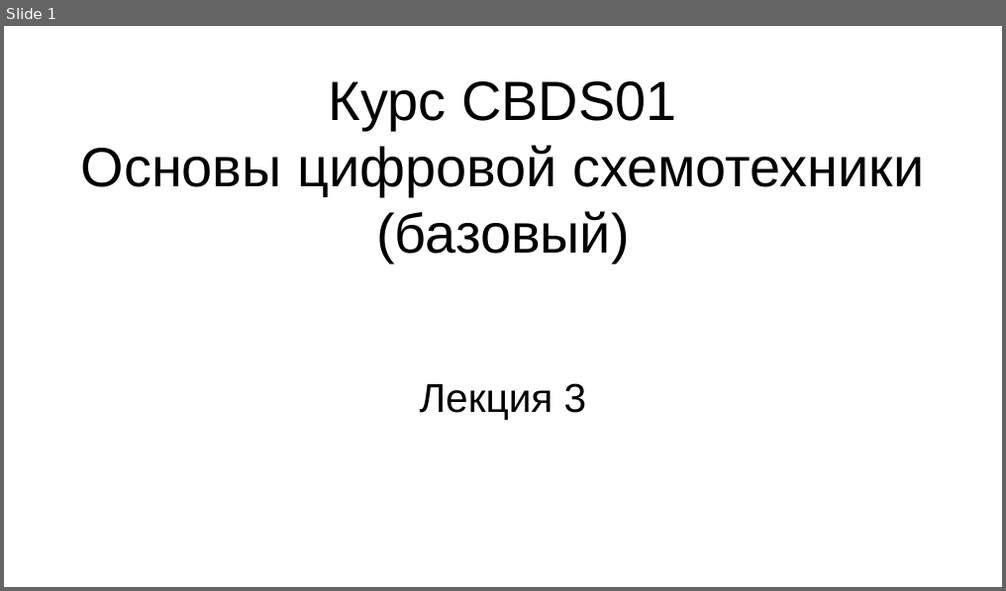
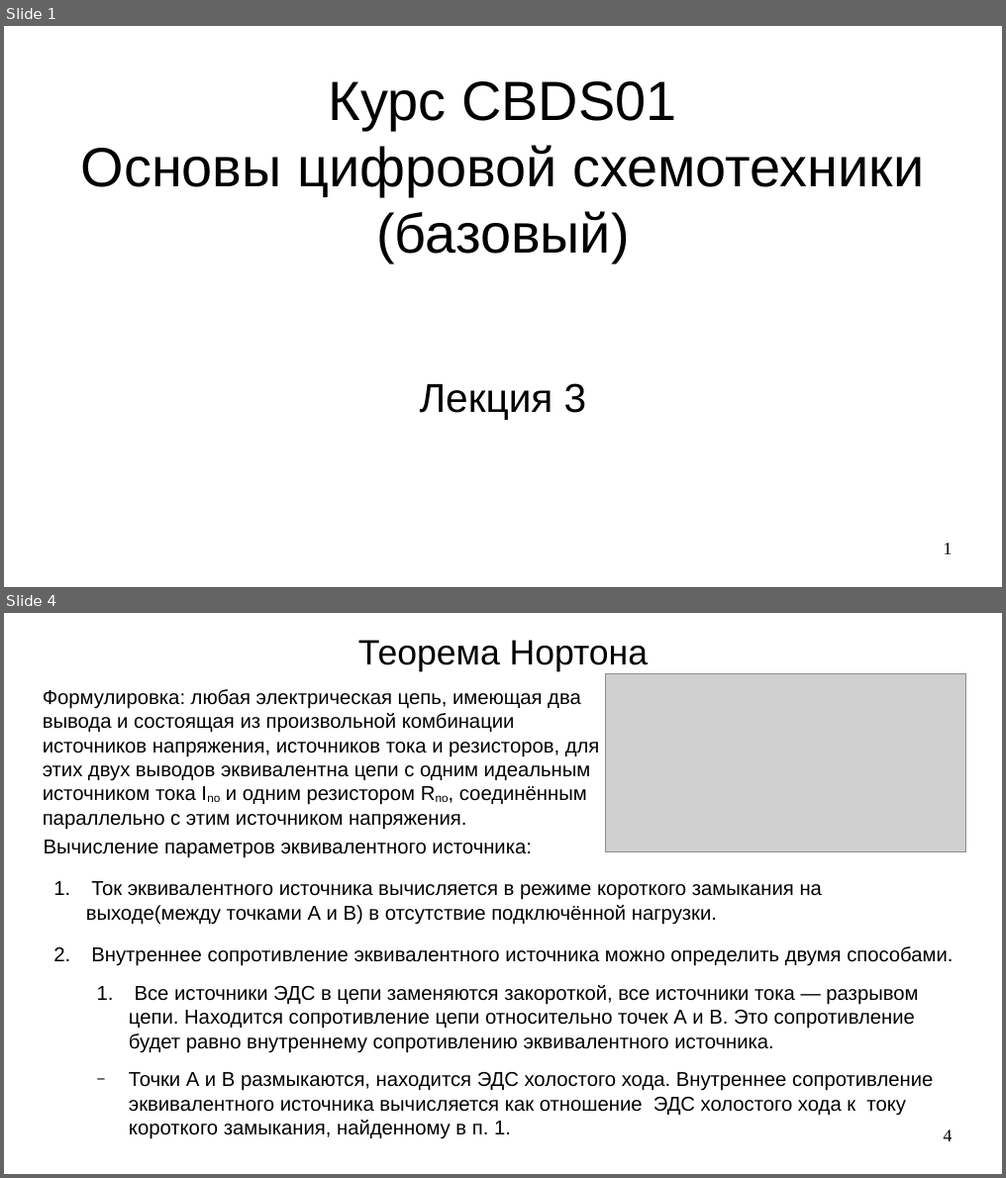
Before and after one commit to steelcraft/stud-lab, a slide deck: Лекции/СBDS01#L3.odp. Shown one above the other, each under a label of ours: slide 1 before the commit, slides 1 and 4 after it; the slides between them are not shown. The pictures are 1006x591 and 1006x1178 pixels, drawn with LibreOffice and Linux fonts; fonts in the diff are those of the drawing; grey boxes stand for pictures. Boxes give left, top, right and bottom in pixels: in the first picture for what was removed or moved away, otherwise in the second. Text is boxed around its words. In the diff, an @@ line names an element or a change of style, - is before the commit and + after.

```diff
--- a/Лекции/СBDS01#L3.odp
+++ b/Лекции/СBDS01#L3.odp
@@ slide 4 added at bbox=[4, 613, 1002, 1174], background #FFFFFF @@
@@ title added at bbox=[358, 640, 648, 671], 28 pt, text #000000 @@
+Теорема Нортона
@@ text added at bbox=[43, 689, 600, 830], 16 pt, text #000000 @@
+Формулировка: любая электрическая цепь, имеющая два вывода и состоящая из произвольной комбинации источников напряжения, источников тока и резисторов, для этих двух выводов эквивалентна цепи с одним идеальным источником тока Ino и одним резистором Rno, соединённым параллельно с этим источником напряжения.
@@ picture added at bbox=[605, 673, 966, 852] @@
@@ text added at bbox=[44, 840, 952, 1140], 16 pt, text #000000 @@
+Вычисление параметров эквивалентного источника:
+1. Ток эквивалентного источника вычисляется в режиме короткого замыкания на выходе(между точками А и В) в отсутствие подключённой нагрузки.
+2. Внутреннее сопротивление эквивалентного источника можно определить двумя способами.
+  1. Все источники ЭДС в цепи заменяются закороткой, все источники тока — разрывом цепи. Находится сопротивление цепи относительно точек А и В. Это сопротивление будет равно внутреннему сопротивлению эквивалентного источника.
+  − Точки А и В размыкаются, находится ЭДС холостого хода. Внутреннее сопротивление эквивалентного источника вычисляется как отношение ЭДС холостого хода к току короткого замыкания, найденному в п. 1.
@@ page number added at bbox=[944, 1130, 952, 1142], 14 pt, text #000000 @@
+4
@@ slide 1 changed as well @@
@@ page number added at bbox=[944, 543, 952, 555], 14 pt, text #000000 @@
+1
```
Also in this commit, not shown: 6 other slides added.
